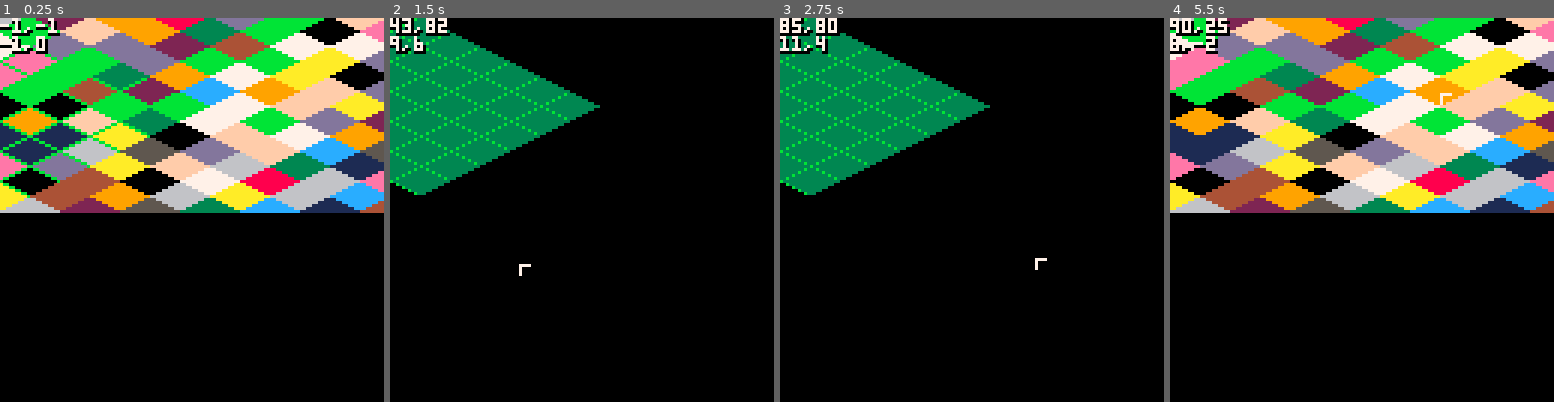
Above: before the commit, frames 1-4 (left to right).
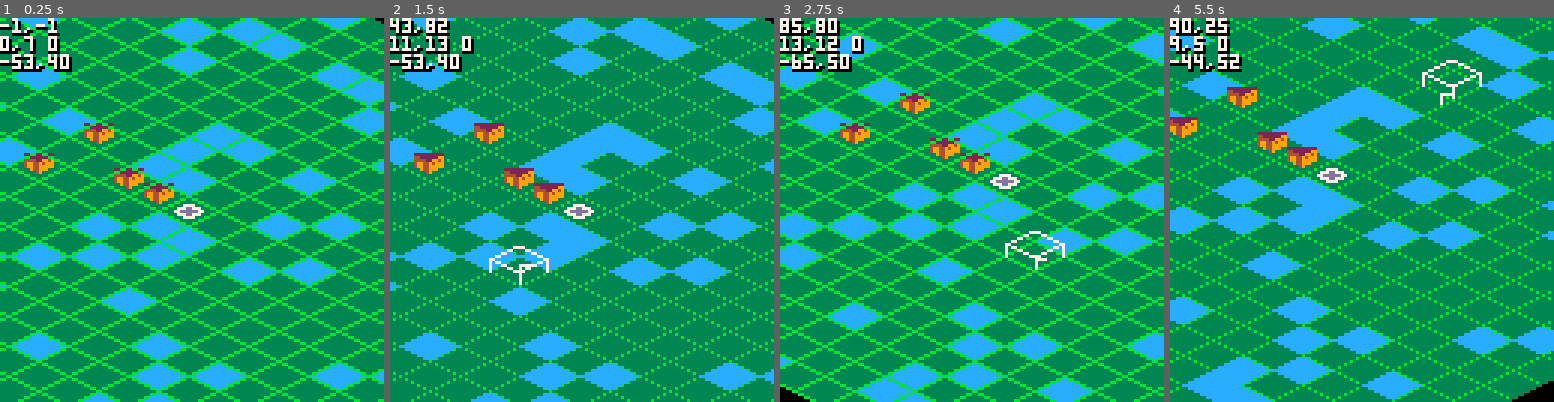
Above: after the commit, the same moments.

Repository: pvan/pico8
Game: PICO-8 cartridge aero.p8
Two runs of this game, one before a commit and one after it. Both use one fixed random seed, a clock stepped at 60 frames per second and the inputs below.
Inputs (mouse positions are in pixels of both pictures, inside the frame that each line leads up to):
- Up to frame 1 (0.25 s): no input
- Up to frame 2 (1.5 s): tap O (Z key) at 0.33, 0.7, 1.43 s; click (459, 121) at 0.67 s; tap X (X key) at 1.07 s; click (520, 267) at 1.22 s
- Up to frame 3 (2.75 s): click (975, 114) at 1.77 s; hold Left 1.97-2.37 s; tap X (X key) at 2.07, 2.4, 2.73 s; tap O (Z key) at 2.22 s; click (1037, 259) at 2.32 s; hold Down from 2.42 s (still down)
- Up to frame 4 (5.5 s): release Down at 2.82 s; click (1492, 106) at 2.87 s; hold Right 2.87-3.53 s; tap X (X key) every 0.33 s from 3.07 to 5.4 s; tap O (Z key) at 3.1, 3.98, 4.87 s; click (1254, 256) at 3.42 s; hold Up 3.58-4.08 s; click (1315, 102) at 3.97 s; hold Right 4.13-4.53 s; click (1381, 248) at 4.52 s; hold Down 4.58-5.08 s; click (1442, 94) at 5.07 s; hold Left from 5.13 s (still down)

The runs differ from the first frame. In frame 1, 97% of the frame differs, in the area x 0-100%, y 0-100%; in frame 2, 91%; in frame 3, 91%; in frame 4, 96%.

Commit message:
aero: add mouse pan, tile variety
clarify coordinate systems a little

Diff:
--- a/aero.p8
+++ b/aero.p8
@@ -12,37 +12,33 @@
 xzero=63 //center pixel
 
 
-tiles={
- {1,1,1,1,1,1},
- {1,0,0,0,0,1},
- {1,0,0,0,0,1},
- {1,0,0,0,0,1},
- {1,0,0,0,0,1},
- {1,1,1,1,1,1},
-}
+function init_tiles()
+ tiles={}
+ for x=1,20 do
+  row={}
+  for y=1,20 do
+   if rnd(16)<13 then
+    row[y]=0
+   elseif rnd(16)<15 then
+    row[y]=1
+   else
+    row[y]=2
+   end
+   if (x==10 and y==10) row[y]=3
+  end
+  tiles[x]=row
+ end
+end
 
 function iso2screen(x,y)
--- xs = 2x,x
--- ys = -2y,y
--- s  = 2x-2y,x+y
  return htw*x-htw*y,hth*x+hth*y
 end
---
---function screen2iso(sx,sy)
--- sx-=xzero
--- --local x,y=sx/htw,sy/hth
--- --return flr((x+y)/2),flr((y-x)/2)
--- local x,y=sx/tw,sy/th
--- return flr(x+y),flr(y-x)
---end
-
 function bbtile(sx,sy)
  return flr(sx/tw),flr(sy/th)
 end
 function bblocal(sx,sy)
  return sx%tw,sy%th
 end
-
 function screen2iso(sx,sy)
  local bx,by=bbtile(sx,sy)
  local lx,ly=bblocal(sx,sy)
@@ -57,129 +53,88 @@
 
 function _init()
  init_mouse()
-
- cols={}
- for x=-20,20 do
-  row={}
-  for y=-20,20 do
-   row[y]=rnd(16)
+ init_tiles()
+end
+
+// center on tile 10,10
+// cx = -(63-htw)
+// cy = 10*th-hth
+--cx,cy=-53,42
+cx,cy=-(63-htw),5*th-th
+function _update()
+
+ mouse_pan()
+
+ if (btn(⬅️)) cx-=1
+ if (btn(➡️)) cx+=1
+ if (btn(⬆️)) cy-=1
+ if (btn(⬇️)) cy+=1
+
+ msx,msy=get_mouse()
+ mwx,mwy=msx+cx,msy+cy
+ mix,miy=screen2iso(mwx,mwy)
+
+
+end
+
+function _draw()
+
+ cls()
+
+ camera(cx,cy)
+
+
+ for x,r in pairs(tiles) do
+  for y,t in pairs(r) do
+   local sx,sy=iso2screen(x,y)
+   spr(32+t*3,sx,sy,3,2)
   end
-  cols[x]=row
- end
-end
-
-function _draw()
-
- cls()
-…(5 lines of a section not shown)…
- --a little faster
--- for x=0,63 do
---  for y=0,127 do
---   tx,ty=screen2iso(x*2,y)
---   srand(tx+ty*100)
---   srand(tx+ty*100)
---   poke(0x6000+x+y*64,rnd(256))
---  end
--- end
-
- if (testmode==nil) testmode=true
- if (btnp(❎)) testmode=not testmode
+ end
+
 
  if (outline==nil) outline=true
  if (btnp(🅾️)) outline=not outline
-
- if testmode then
-
-	 for x=0,127 do
-	  for y=0,64 do --half screen for more fps for now
-	   tx,ty=screen2iso(x,y)
-	   pset(x,y,cols[tx][ty])
+ if outline then
+	 for x,r in pairs(tiles) do
+	  for y,t in pairs(r) do
+	   local sx,sy=iso2screen(x,y)
+	   spr(46,sx,sy,2,2)
 	  end
 	 end
-
- else
-
-	 for x=1,#tiles do
-	  for y=1,#tiles[1] do
-	   local sx,sy=iso2screen(x-1,y-1)
-	   spr(39,sx,sy,3,2)
-	  end
-	 end
-
- end
-
- if outline then
-
-	 for x=1,#tiles do
-	  for y=1,#tiles[1] do
-	   local sx,sy=iso2screen(x-1,y-1)
-	   spr(42,sx,sy,3,2)
-	  end
-	 end
-
- end
-
---
---
--- for x=0,8 do
---  for y=0,8 do
---   spr(2,x*16,y*16,2,2)
---  end
--- end
---
----- pal(11,12)
----- for x=0,8 do
-----  for y=0,8 do
-----   spr(64,x*16,y*16-alt,2,2)
-----  end
----- end
----- pal()
---
--- if (btnp(⬆️)) alt+=1
--- if (btnp(⬇️)) alt-=1
---
--- spr(100,64,64,2,2)
--- spr(98,64,64-alt,2,2)
---
--- if alt>8 then
-----  spr(96,64,64-8,2,\
---  rectfill2(64+7-1,64+7-10,3,3,9)
---  pset(64+7,64+7,9)
---  pset(64+7,64+7-2,9)
---  pset(64+7,64+7-4,9)
---  pset(64+7,64+7-6,9)
-----  line(64+7,64+7-3,64+7,64+7-4)
-----  line(64+7,64+7-1,64+7,64+7)
--- end
--- rectfill(0,0,30,30,14)
--- rectfill(0,0,10,10,col)
+ end
+
+
+ local selx,sely=iso2screen(mix,miy)
+ palt(3,true)
+ spr(192,selx,sely-5,3,3)
+ pal()
+
+
+ camera()
  color(7)
- local mx,my=get_mouse()
- local tx,ty=screen2iso(mx,my)
- dprint(mx..","..my,0,0)
- dprint(tx..","..ty,0,6)
- spr(16,mx,my)
-
--- rect2(bx*tw-1,by*th-1,tw+2,th+2,7)
--- rect2(bx*tw-2,by*th-2,tw+4,th+4,1)
-
--- pset(lx,ly,0)
-
-
--- print(stat(1))
--- print(stat(7))
-
-end
-
-function dprint(str,x,y,col)
+ spr(16,msx,msy)
+ dprint(msx..","..msy)
+
+ local r=tiles[mix]
+ if (r==nil) r={}
+ local t=r[miy]
+ if (t==nil) t=0
+ dprint(mix..","..miy.." "..t)
+
+ dprint(cx..","..cy)
+
+
+end
+
+
+function dprint(str,col)
+ local cursor_x=peek(0x5f26)
+ local cursor_y=peek(0x5f27)
  if (col==nil) col=7
- print(str,x+1,y+1,0)
- print(str,x,y+1,0)
- print(str,x,y,col)
+ print(str,cursor_x+1,cursor_y+1,0)
+ print(str,cursor_x,cursor_y+1,0)
+ print(str,cursor_x,cursor_y,col)
+ poke(0x5f27,cursor_y+6)
 end
 function rect2(x,y,w,h,c)
  rect(x,y,x+w-1,y+h-1,c)
@@ -237,6 +192,29 @@
  print("lmdown"..tostr(lmdown()))
  print("lmouse"..tostr(lmouse()))
 end
+
+--camera pan
+function mouse_pan()
+ mx,my=get_mouse()
+ --mwheel drag
+ if mmdown() then
+  camdrag=true
+  camclickworldx=mx+cx
+  camclickworldy=my+cy
+ end
+ if mmouse() then
+  if camdrag then
+   cx=camclickworldx-mx
+   cy=camclickworldy-my
+  end
+ end
+ if mmup() then
+  camdrag=false
+ end
+-- mx-=cx
+-- my-=cy
+ cache_mouse_state()
+end
 -->8
 --util
 
Not shown, changed: 43 lines of the sprite sheet (__gfx__) section of aero.p8
